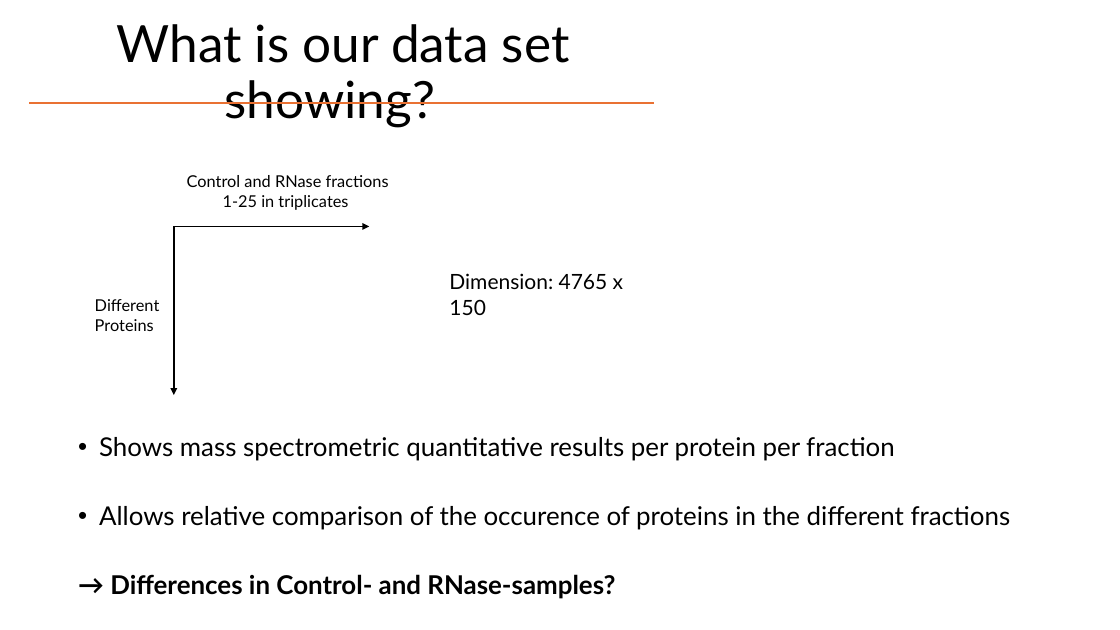
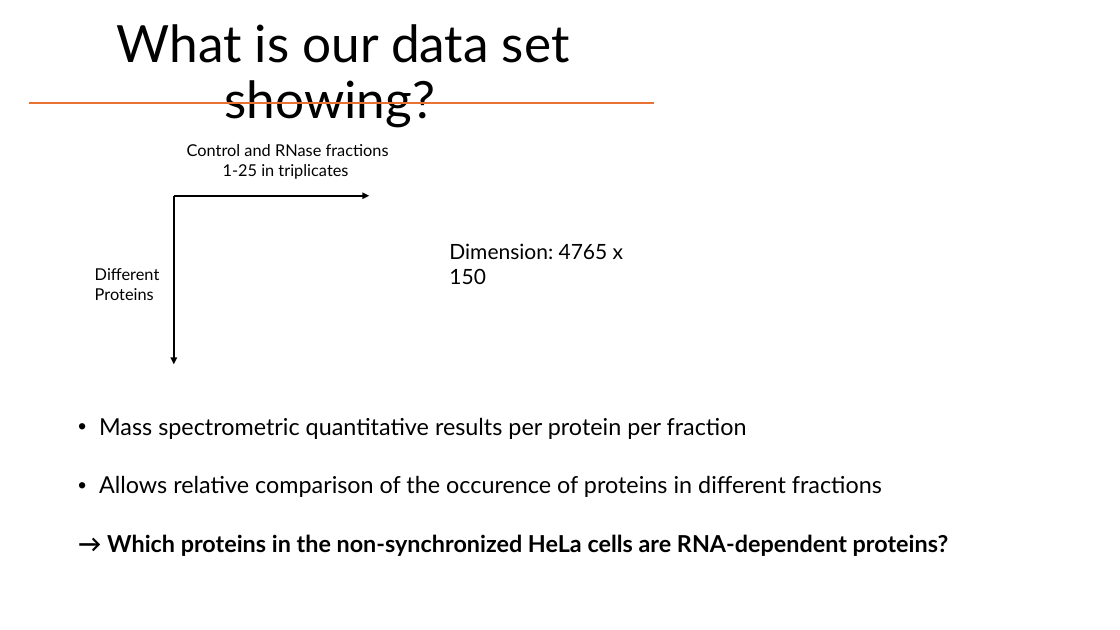
Before and after one commit to MichelaPozzi/2025-topic-03-group-01, a slide deck: slide 4 of Project Proposal Ben.pptx (slide 5 before the commit). Drawn at 1120x630 pixels with LibreOffice and Linux fonts; fonts in the diff are those of the drawing. Boxes give left, top, right and bottom in pixels: in the first picture for what was removed or moved away, otherwise in the second. Text is boxed around its words. In the diff, an @@ line names an element or a change of style, - is before the commit and + after.

```diff
--- a/Project Proposal Ben.pptx
+++ b/Project Proposal Ben.pptx
@@ 3 texts, 2 arrows: place and size @@
-3 texts, 2 arrows at (95, 175, 623, 395)
+3 texts, 2 arrows at (95, 144, 623, 365)
@@ text at (99, 417, 949, 556): text changed; size 22.2 to 20 pt @@
-• Shows mass spectrometric quantitative results per protein per fraction
-• Allows relative comparison of the occurence of proteins in the different fractions
-→ Differences in Control- and RNase-samples?
+• Mass spectrometric quantitative results per protein per fraction
+• Allows relative comparison of the occurence of proteins in different fractions
+→ Which proteins in the non-synchronized HeLa cells are RNA-dependent proteins?
```
Also in this commit, not shown: 2 other slides changed, 1 slide removed, 1 other file.
